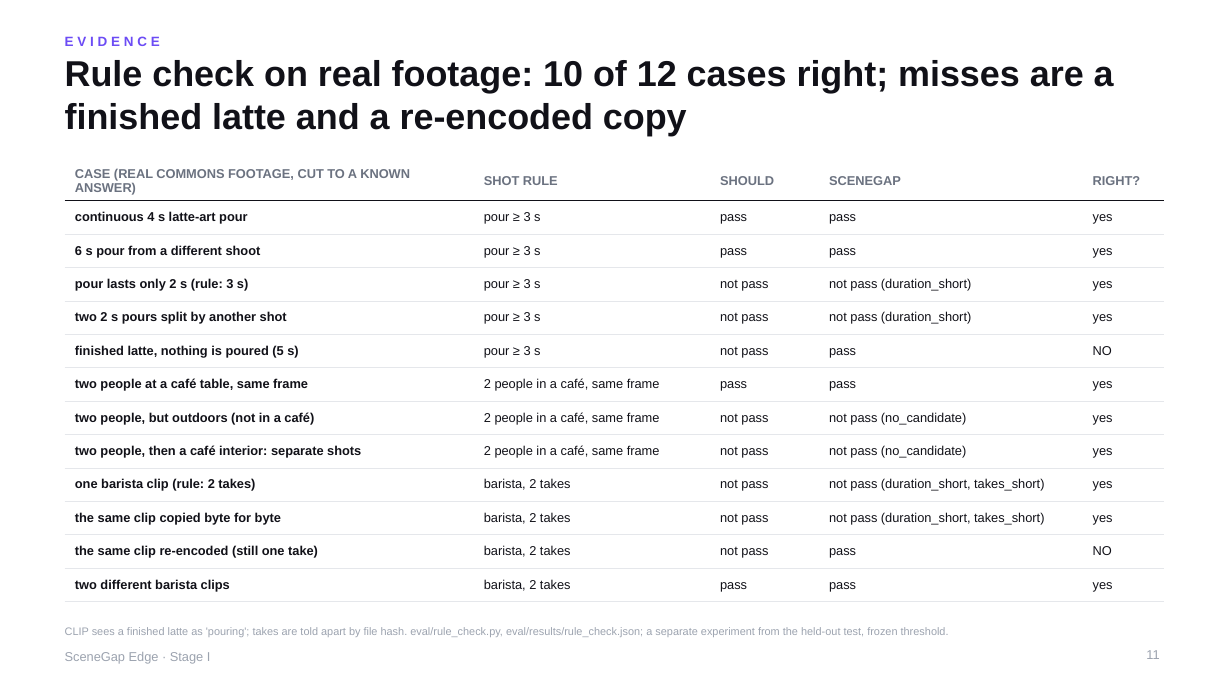
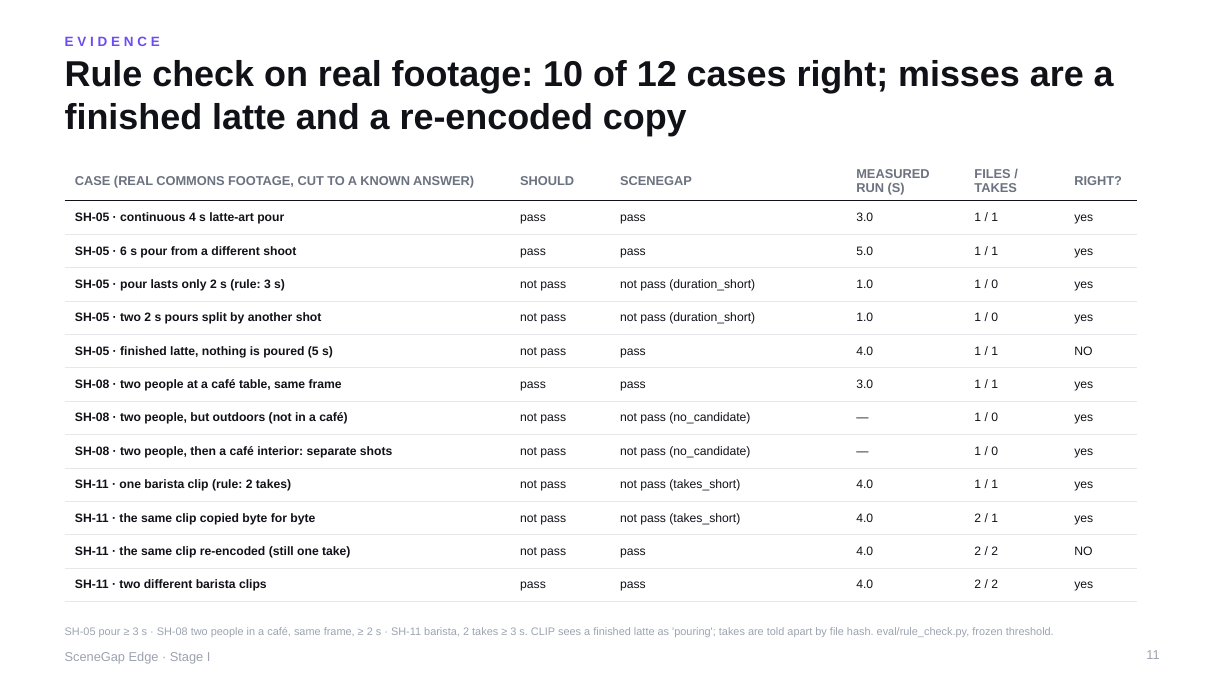
Before and after one commit to yu9bryan/scenegap-edge, a slide deck: slide 11 of docs/deck/SceneGapEdge_StageI_Proposal.pptx. Drawn at 1232x693 pixels with LibreOffice and Linux fonts; fonts in the diff are those of the drawing. Boxes give left, top, right and bottom in pixels: in the first picture for what was removed or moved away, otherwise in the second. Text is boxed around its words. In the diff, an @@ line names an element or a change of style, - is before the commit and + after.

```diff
--- a/docs/deck/SceneGapEdge_StageI_Proposal.pptx
+++ b/docs/deck/SceneGapEdge_StageI_Proposal.pptx
@@ table at [65,162,1138,595] @@
-column 1: CASE (REAL COMMONS FOOTAGE, CUT TO A KNOWN ANSWER) | continuous 4 s latte-art pour | 6 s pour from a different shoot | pour lasts only 2 s (rule: 3 s) | two 2 s pours split by another shot | finished latte, nothing is poured (5 s) | two people at a café table, same frame | two people, but outdoors (not in a café) | two people, then a café interior: separate shots | one barista clip (rule: 2 takes) | the same clip copied byte for byte | the same clip re-encoded (still one take) | two different barista clips
-column 2: SHOT RULE | pour ≥ 3 s | pour ≥ 3 s | pour ≥ 3 s | pour ≥ 3 s | pour ≥ 3 s | 2 people in a café, same frame | 2 people in a café, same frame | 2 people in a café, same frame | barista, 2 takes | barista, 2 takes | barista, 2 takes | barista, 2 takes
+column 1: CASE (REAL COMMONS FOOTAGE, CUT TO A KNOWN ANSWER) | SH-05 · continuous 4 s latte-art pour | SH-05 · 6 s pour from a different shoot | SH-05 · pour lasts only 2 s (rule: 3 s) | SH-05 · two 2 s pours split by another shot | SH-05 · finished latte, nothing is poured (5 s) | SH-08 · two people at a café table, same frame | SH-08 · two people, but outdoors (not in a café) | SH-08 · two people, then a café interior: separate shots | SH-11 · one barista clip (rule: 2 takes) | SH-11 · the same clip copied byte for byte | SH-11 · the same clip re-encoded (still one take) | SH-11 · two different barista clips
-column 4: SCENEGAP | pass | pass | not pass (duration_short) | not pass (duration_short) | pass | pass | not pass (no_candidate) | not pass (no_candidate) | not pass (duration_short, takes_short) | not pass (duration_short, takes_short) | pass | pass
+column 3: SCENEGAP | pass | pass | not pass (duration_short) | not pass (duration_short) | pass | pass | not pass (no_candidate) | not pass (no_candidate) | not pass (takes_short) | not pass (takes_short) | pass | pass
+column 4: MEASURED RUN (S) | 3.0 | 5.0 | 1.0 | 1.0 | 4.0 | 3.0 | — | — | 4.0 | 4.0 | 4.0 | 4.0
+column 5: FILES / TAKES | 1 / 1 | 1 / 1 | 1 / 0 | 1 / 0 | 1 / 1 | 1 / 1 | 1 / 0 | 1 / 0 | 1 / 1 | 2 / 1 | 2 / 2 | 2 / 2
@@ table: place and size @@
-table at [65,162,1165,595]
+table at [65,162,1138,595]
@@ text at [65,627,1054,637]: text changed @@
-CLIP sees a finished latte as 'pouring'; takes are told apart by file hash. eval/rule_check.py, eval/results/rule_check.json; a separate experiment from the held-out test, frozen threshold.
+SH-05 pour ≥ 3 s · SH-08 two people in a café, same frame, ≥ 2 s · SH-11 barista, 2 takes ≥ 3 s. CLIP sees a finished latte as 'pouring'; takes are told apart by file hash. eval/rule_check.py, frozen threshold.
```
Also in this commit, not shown: 18 other slides changed, 9 slides added, 2 slides removed, 12 other files.
